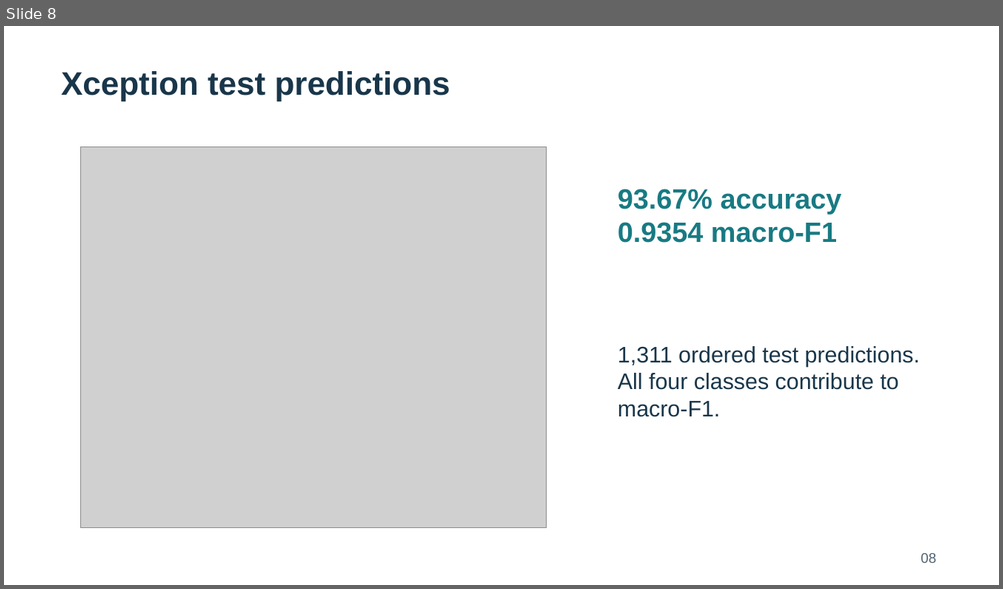
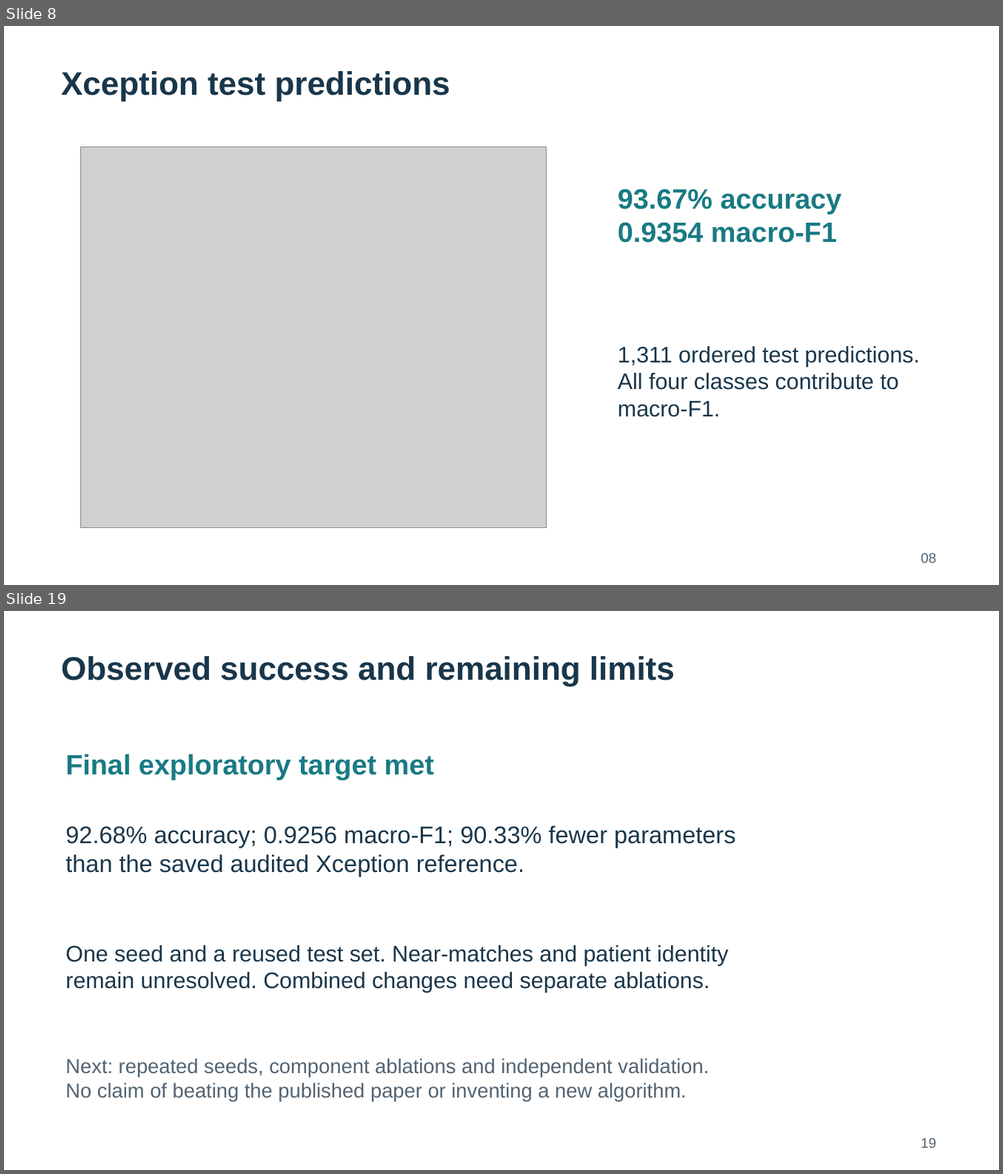
Before and after one commit to visheshrao17/ComputerVision_Prj, a slide deck: deliverables/final_evaluation/Brain_MRI_Final_Presentation.pptx. Shown one above the other, each under a label of ours: slide 8 before the commit, slides 8 and 19 after it; the slides between them are not shown. The pictures are 1003x589 and 1003x1174 pixels, drawn with LibreOffice and Linux fonts; fonts in the diff are those of the drawing; grey boxes stand for pictures. Boxes give left, top, right and bottom in pixels: in the first picture for what was removed or moved away, otherwise in the second. Text is boxed around its words. In the diff, an @@ line names an element or a change of style, - is before the commit and + after.

```diff
--- a/deliverables/final_evaluation/Brain_MRI_Final_Presentation.pptx
+++ b/deliverables/final_evaluation/Brain_MRI_Final_Presentation.pptx
@@ slide 19 added at box(4, 611, 999, 1170), background #FFFFFF @@
@@ text added at box(61, 656, 674, 686), 31.5 pt, text #19364A, bold @@
+Observed success and remaining limits
@@ text added at box(65, 754, 434, 780), 27 pt, text #187A83, bold @@
+Final exploratory target met
@@ text added at box(65, 826, 735, 877), 23.2 pt, text #19364A @@
+92.68% accuracy; 0.9256 macro-F1; 90.33% fewer parameters
+than the saved audited Xception reference.
@@ text added at box(65, 945, 728, 993), 21.8 pt, text #19364A @@
+One seed and a reused test set. Near-matches and patient identity
+remain unresolved. Combined changes need separate ablations.
@@ text added at box(65, 1059, 708, 1102), 19.5 pt, text #526371 @@
+Next: repeated seeds, component ablations and independent validation.
+No claim of beating the published paper or inventing a new algorithm.
@@ text added at box(920, 1139, 936, 1148), 13.5 pt, text #526371 @@
+19
```
Also in this commit, not shown: 6 slides changed, 5 other slides added, 3 slides removed, 47 other files.
